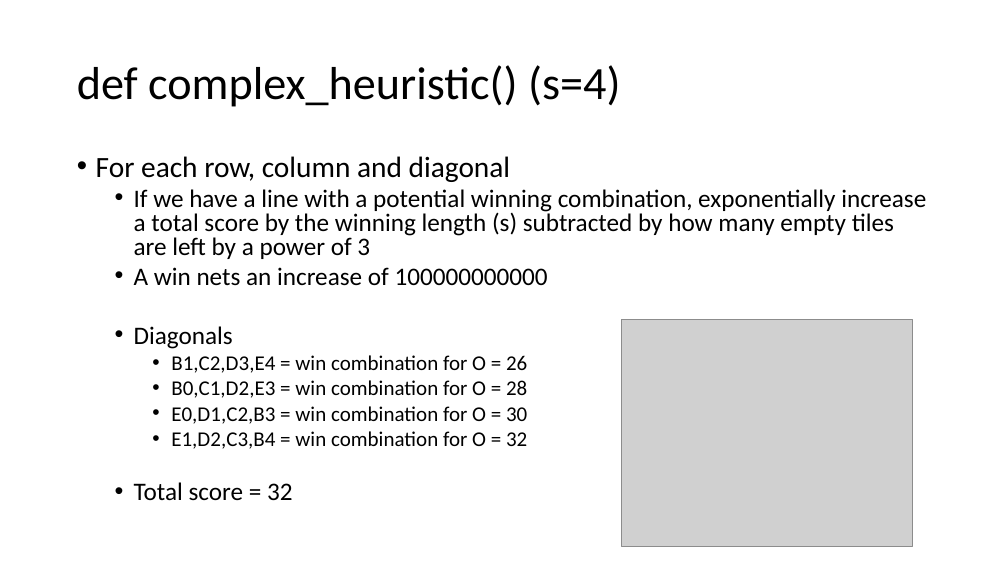
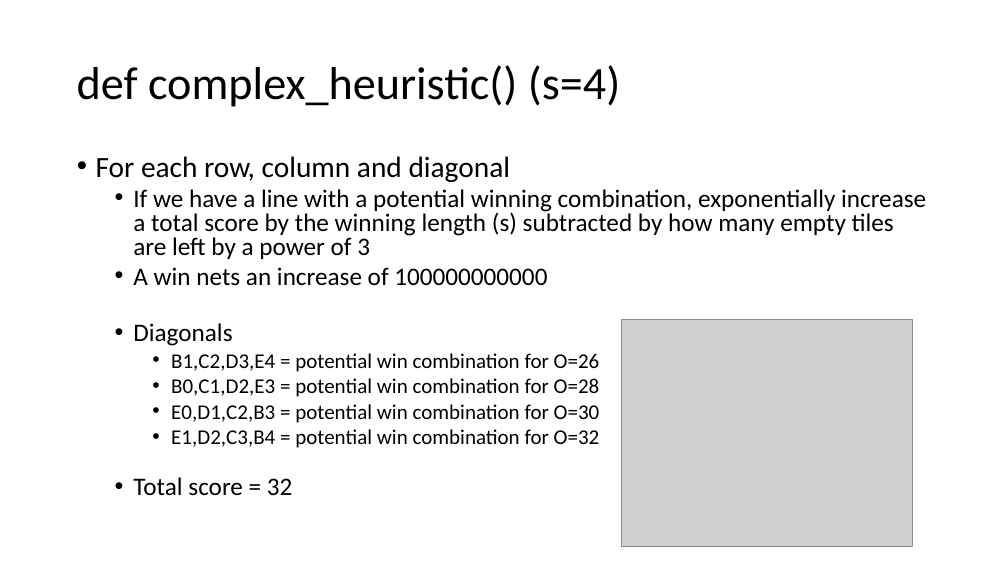
Before and after one commit to jaredcohen1998/comp472-miniproject2, a slide deck: slide 24 of powerpoint.pptx (slide 23 before the commit). Drawn at 1008x567 pixels with LibreOffice and Linux fonts; fonts in the diff are those of the drawing; grey boxes stand for pictures. Boxes give left, top, right and bottom in pixels: in the first picture for what was removed or moved away, otherwise in the second. Text is boxed around its words. In the diff, an @@ line names an element or a change of style, - is before the commit and + after.

```diff
--- a/powerpoint.pptx
+++ b/powerpoint.pptx
@@ text at bbox=[171, 353, 600, 448]: text changed @@
-    • B1,C2,D3,E4 = win combination for O = 26
-    • B0,C1,D2,E3 = win combination for O = 28
-    • E0,D1,C2,B3 = win combination for O = 30
-    • E1,D2,C3,B4 = win combination for O = 32
+    • B1,C2,D3,E4 = potential win combination for O=26
+    • B0,C1,D2,E3 = potential win combination for O=28
+    • E0,D1,C2,B3 = potential win combination for O=30
+    • E1,D2,C3,B4 = potential win combination for O=32
```
Also in this commit, not shown: 20 other slides changed, 3 slides added.
